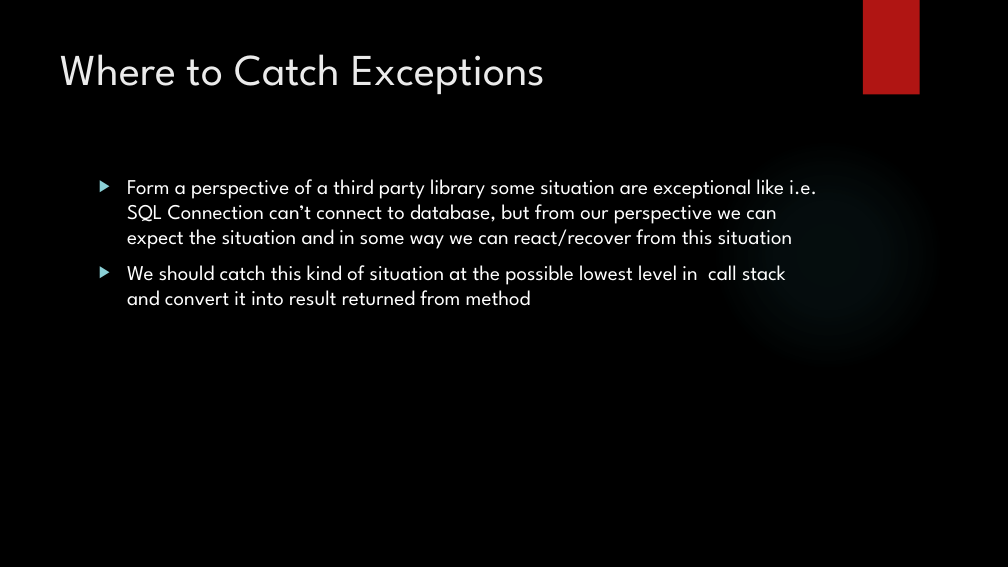
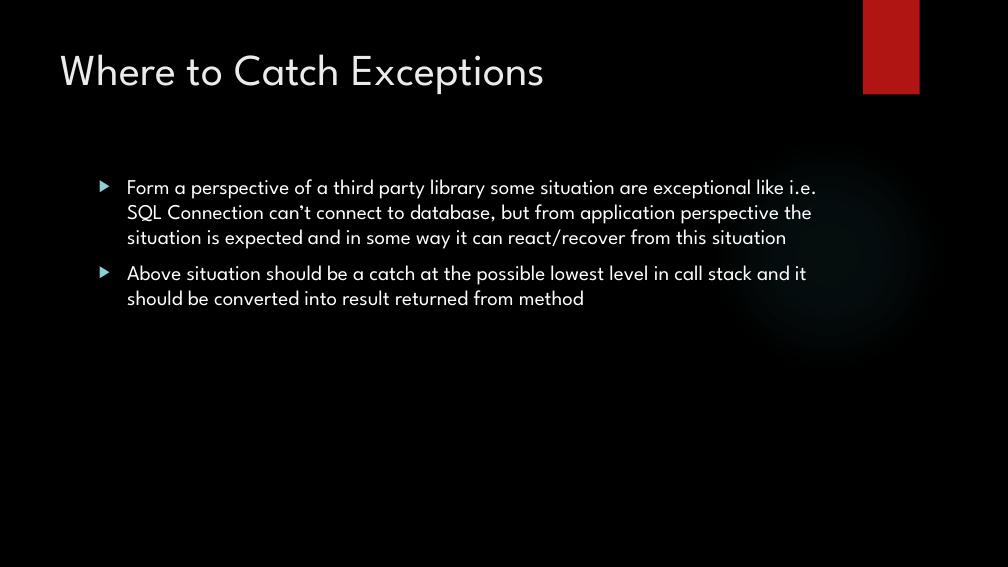
Before and after one commit to tomekjanicki/fpdemo, a slide deck: slide 7 of Presentation.pptx. Drawn at 1008x567 pixels with LibreOffice and Linux fonts; fonts in the diff are those of the drawing; background and template pictures are left out. Boxes give left, top, right and bottom in pixels: in the first picture for what was removed or moved away, otherwise in the second. Text is boxed around its words. In the diff, an @@ line names an element or a change of style, - is before the commit and + after.

```diff
--- a/Presentation.pptx
+++ b/Presentation.pptx
@@ text at (x1=127, y1=179, x2=817, y2=306): text changed @@
-▶ Form a perspective of a third party library some situation are exceptional like i.e. SQL Connection can’t connect to database, but from our perspective we can expect the situation and in some way we can react/recover from this situation
-▶ We should catch this kind of situation at the possible lowest level in call stack and convert it into result returned from method
+▶ Form a perspective of a third party library some situation are exceptional like i.e. SQL Connection can’t connect to database, but from application perspective the situation is expected and in some way it can react/recover from this situation
+▶ Above situation should be a catch at the possible lowest level in call stack and it should be converted into result returned from method
```
Also in this commit, not shown: 9 other slides changed, 1 slide added, 1 slide removed.
